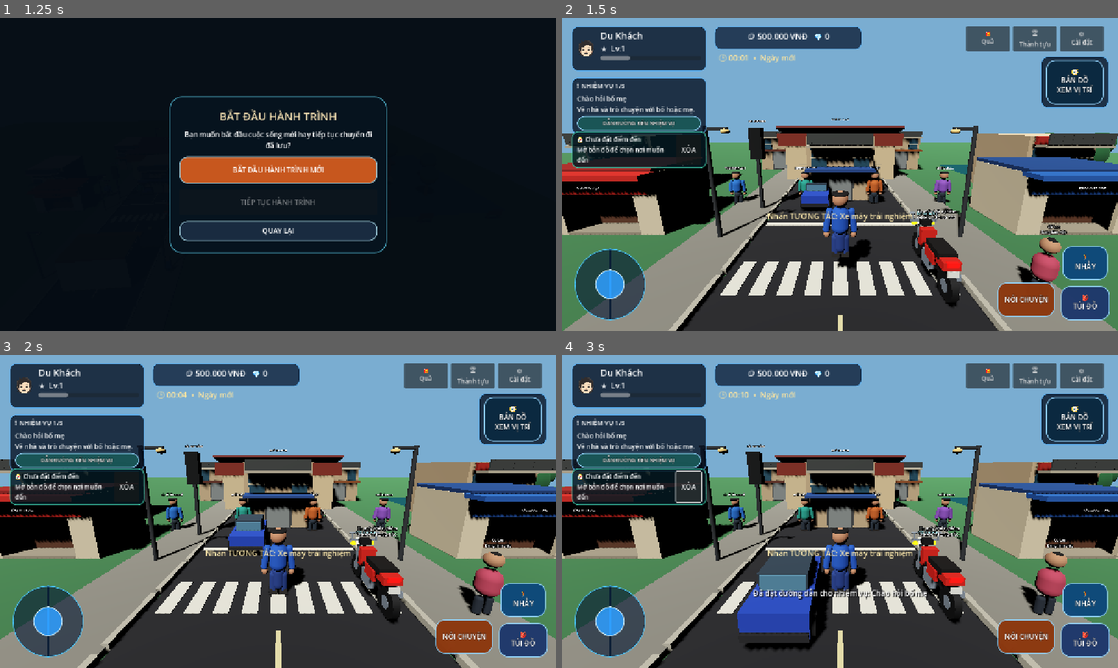
Above: before the commit, frames 1-4 (two rows, left to right).
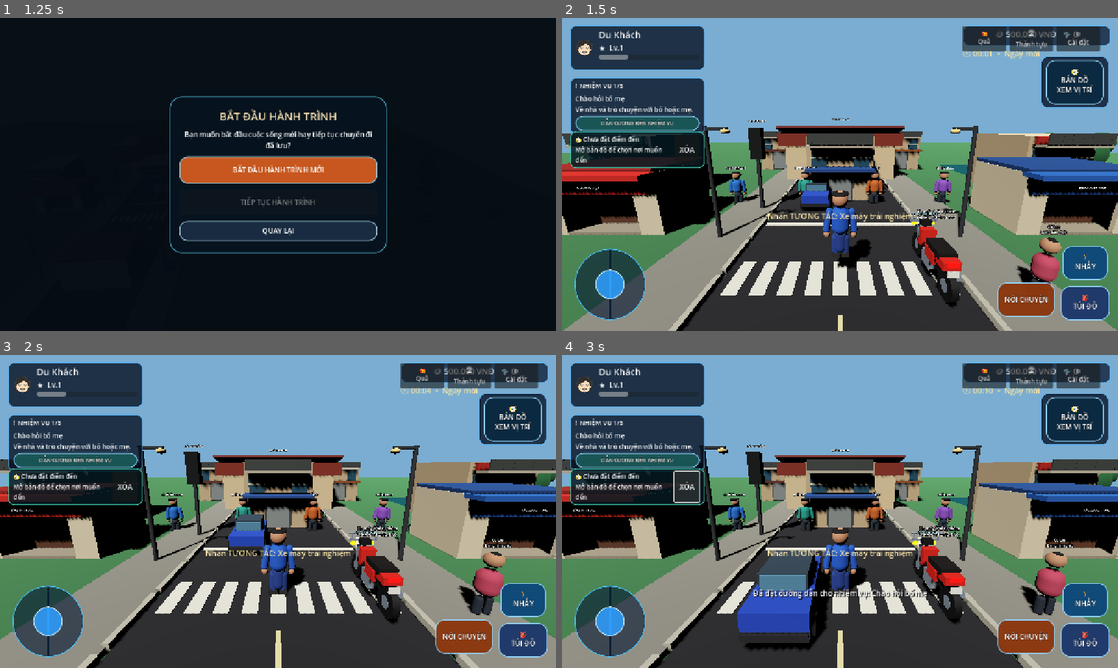
Above: after the commit, the same moments.

Repository: temu838655-dev/Vi-t-Nam-Du-L-ch
Game: Godot game, scene res://scenes/main.tscn
Same seed, same stepped clock (60 frames per second), same inputs: the game is played once before the commit and once after it.
Inputs:
- Up to frame 1 (1.25 s): click "▶ CHƠI NGAY" at 0.5 s
- Up to frame 2 (1.5 s): click "BẮT ĐẦU HÀNH TRÌNH MỚI" at 1.25 s
- Up to frame 3 (2 s): no input
- Up to frame 4 (3 s): click "DẪN ĐƯỜNG ĐẾN NHIỆM VỤ" at 2 s; click "XÓA" at 2.75 s

Frame 1 is identical in both runs. In frame 2, 6.0% of the frame differs, in the area x 1-99%, y 2-48%; in frame 3, 6.0%; in frame 4, 6.1%.

Commit message:
Adapt game HUD to mobile portrait layout

Diff:
--- a/Godot/scripts/mobile_hud.gd
+++ b/Godot/scripts/mobile_hud.gd
@@ -121,6 +121,11 @@
 var has_active_waypoint := false
 
 func _ready() -> void:
+	var screen_size := get_viewport().get_visible_rect().size
+	var compact_layout := screen_size.x < 700.0 or screen_size.y > screen_size.x
+	var profile_width := 196.0 if compact_layout else 310.0
+	var utility_width := 198.0 if compact_layout else 340.0
+	var mission_width := 198.0 if compact_layout else 310.0
 	add_to_group("shop_ui")
 	player = get_parent().get_node_or_null("Player")
 	ui_root = Control.new()
@@ -129,7 +134,7 @@
 	add_child(ui_root)
 
 	# Top-left player profile and primary objective, styled as translucent game HUD.
-	var profile := _make_hud_panel(Vector2(22, 18), Vector2(310, 104))
+	var profile := _make_hud_panel(Vector2(18, 16), Vector2(profile_width, 88 if compact_layout else 104))
 	ui_root.add_child(profile)
 	var profile_layout := HBoxContainer.new()
 	profile_layout.add_theme_constant_override("separation", 12)
@@ -156,7 +161,7 @@
 	xp.show_percentage = false
 	profile_text.add_child(xp)
 
-	var mission := _make_hud_panel(Vector2(22, 136), Vector2(310, 116))
+	var mission := _make_hud_panel(Vector2(18, 112 if compact_layout else 136), Vector2(mission_width, 116))
 	ui_root.add_child(mission)
 	var mission_layout := VBoxContainer.new()
 	mission_layout.add_theme_constant_override("separation", 4)
@@ -173,7 +178,7 @@
 	guide_button.pressed.connect(_guide_current_mission)
 	mission_layout.add_child(guide_button)
 
-	var navigation_panel := _make_hud_panel(Vector2(22, 260), Vector2(310, 66))
+	var navigation_panel := _make_hud_panel(Vector2(18, 236 if compact_layout else 260), Vector2(mission_width, 66))
 	navigation_panel.add_theme_stylebox_override("panel", _hud_style(Color(0.02, 0.10, 0.13, 0.84), Color(0.25, 0.82, 0.69, 0.88)))
 	ui_root.add_child(navigation_panel)
 	var navigation_row := HBoxContainer.new()
@@ -192,7 +197,8 @@
 	navigation_row.add_child(clear_route_button)
 
 	# Currency counters at the top center.
-	var currency := _make_hud_panel(Vector2(350, 18), Vector2(340, 54))
+	var currency := _make_hud_panel(Vector2(-utility_width - 18, 16), Vector2(utility_width, 48))
+	currency.set_anchors_preset(Control.PRESET_TOP_RIGHT)
 	currency.add_theme_stylebox_override("panel", _hud_style(Color(0.015, 0.07, 0.16, 0.72), Color(0.35, 0.72, 1.0, 0.8)))
 	ui_root.add_child(currency)
 	var currency_row := HBoxContainer.new()
@@ -204,7 +210,8 @@
 	currency_row.add_child(status_label)
 
 	clock_label = Label.new()
-	clock_label.position = Vector2(360, 78)
+	clock_label.position = Vector2(-utility_width - 18, 68)
+	clock_label.set_anchors_preset(Control.PRESET_TOP_RIGHT)
 	clock_label.add_theme_font_size_override("font_size", 18)
 	clock_label.add_theme_color_override("font_color", Color(1.0, 0.9, 0.62))
 	ui_root.add_child(clock_label)
@@ -212,25 +219,25 @@
 	# Top-right quick actions.
 	var top_actions := HBoxContainer.new()
 	top_actions.set_anchors_preset(Control.PRESET_TOP_RIGHT)
-	top_actions.position = Vector2(-350, 18)
+	top_actions.position = Vector2(-utility_width - 18, 154 if compact_layout else 18)
 	top_actions.add_theme_constant_override("separation", 8)
 	ui_root.add_child(top_actions)
 	for action in ["🎁\nQuà", "🏆\nThành tựu", "⚙\nCài đặt"]:
 		var action_button := Button.new()
 		action_button.text = action
-		action_button.custom_minimum_size = Vector2(100, 58)
+		action_button.custom_minimum_size = Vector2(60 if compact_layout else 100, 54 if compact_layout else 58)
 		action_button.add_theme_font_size_override("font_size", 14)
 		action_button.pressed.connect(_show_hud_notice.bind(action.replace("\n", " ")))
 		top_actions.add_child(action_button)
 
 	# A tappable local map replaces the old decorative placeholder.
-	var map_panel := _make_hud_panel(Vector2(-178, 88), Vector2(156, 118))
+	var map_panel := _make_hud_panel(Vector2(-100 if compact_layout else -178, 78 if compact_layout else 88), Vector2(82 if compact_layout else 156, 68 if compact_layout else 118))
 	map_panel.set_anchors_preset(Control.PRESET_TOP_RIGHT)
 	ui_root.add_child(map_panel)
 	var map_button := Button.new()
 	map_button.text = "🧭\nBẢN ĐỒ\nXEM VỊ TRÍ"
 	map_button.set_anchors_and_offsets_preset(Control.PRESET_FULL_RECT)
-	map_button.add_theme_font_size_override("font_size", 16)
+	map_button.add_theme_font_size_override("font_size", 12 if compact_layout else 16)
 	_style_game_button(map_button, Color(0.04, 0.16, 0.25, 0.94))
 	map_button.pressed.connect(_open_local_map)
 	map_panel.add_child(map_button)
